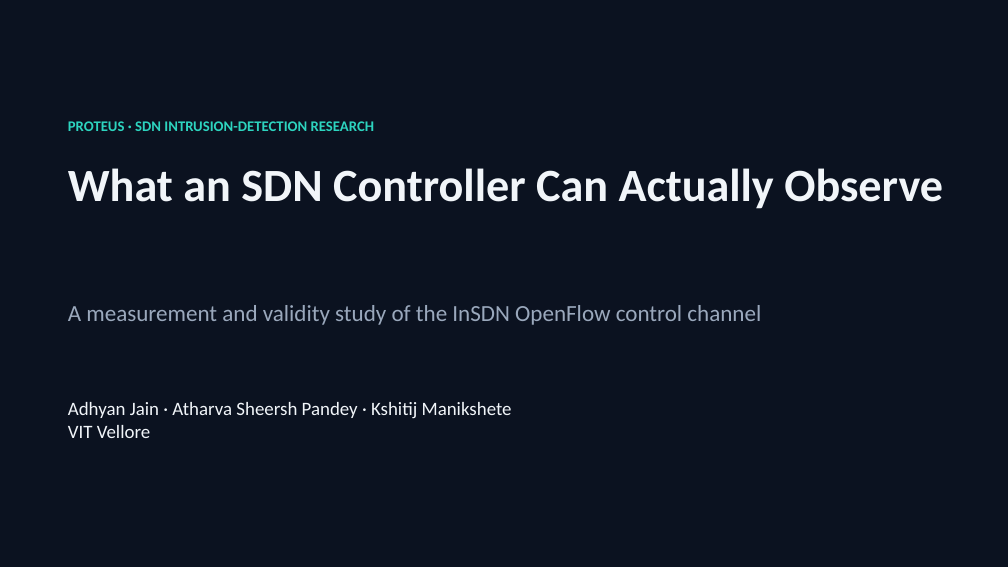
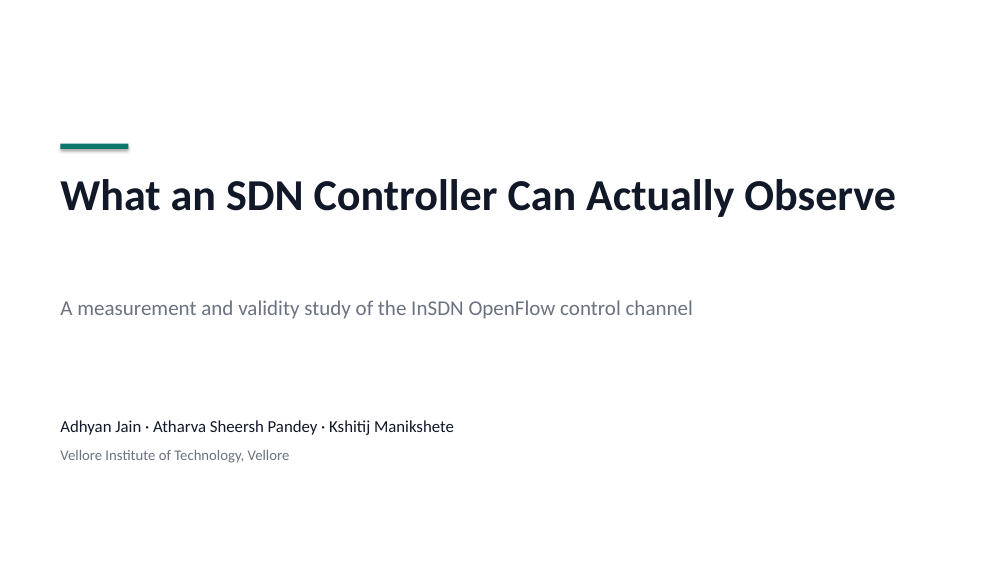
Before and after one commit to adhyan-jain/Proteus, a slide deck: slide 1 of research/insdn_controller/PRESENTATION.pptx. Drawn at 1008x567 pixels with LibreOffice and Linux fonts; fonts in the diff are those of the drawing. Boxes give left, top, right and bottom in pixels: in the first picture for what was removed or moved away, otherwise in the second. Text is boxed around its words. In the diff, an @@ line names an element or a change of style, - is before the commit and + after.

```diff
--- a/research/insdn_controller/PRESENTATION.pptx
+++ b/research/insdn_controller/PRESENTATION.pptx
@@ background #0B1220 to #FFFFFF @@
@@ rectangle added at bbox=[60, 144, 129, 149], fill #0F766E @@
@@ text removed at bbox=[68, 121, 374, 131] @@
-PROTEUS · SDN INTRUSION-DETECTION RESEARCH
@@ text "What an SDN Controller Can ...": place and size @@
-text "What an SDN Controller Can ..." at bbox=[68, 168, 943, 209]
+text "What an SDN Controller Can ..." at bbox=[60, 179, 896, 217]
@@ text "What an SDN Controller Can ..." at bbox=[60, 179, 896, 217]: size 44 to 42 pt, text colour #F1F5F9 to #111827 @@
@@ text "A measurement and validity study ..." at bbox=[60, 300, 693, 319]: size 22 to 20 pt, text colour #9AA8BC to #6B7280 @@
@@ text at bbox=[60, 420, 454, 435]: text changed; size 18 to 16 pt; text colour #F1F5F9 to #111827 @@
-Adhyan Jain · Atharva Sheersh Pandey · Kshitij Manikshete
-VIT Vellore
+Adhyan Jain · Atharva Sheersh Pandey · Kshitij Manikshete
@@ text added at bbox=[60, 450, 290, 463], 14 pt, text #6B7280 @@
+Vellore Institute of Technology, Vellore
```
Also in this commit, not shown: 4 other slides changed, 10 slides added, 7 slides removed, 1 other file.
